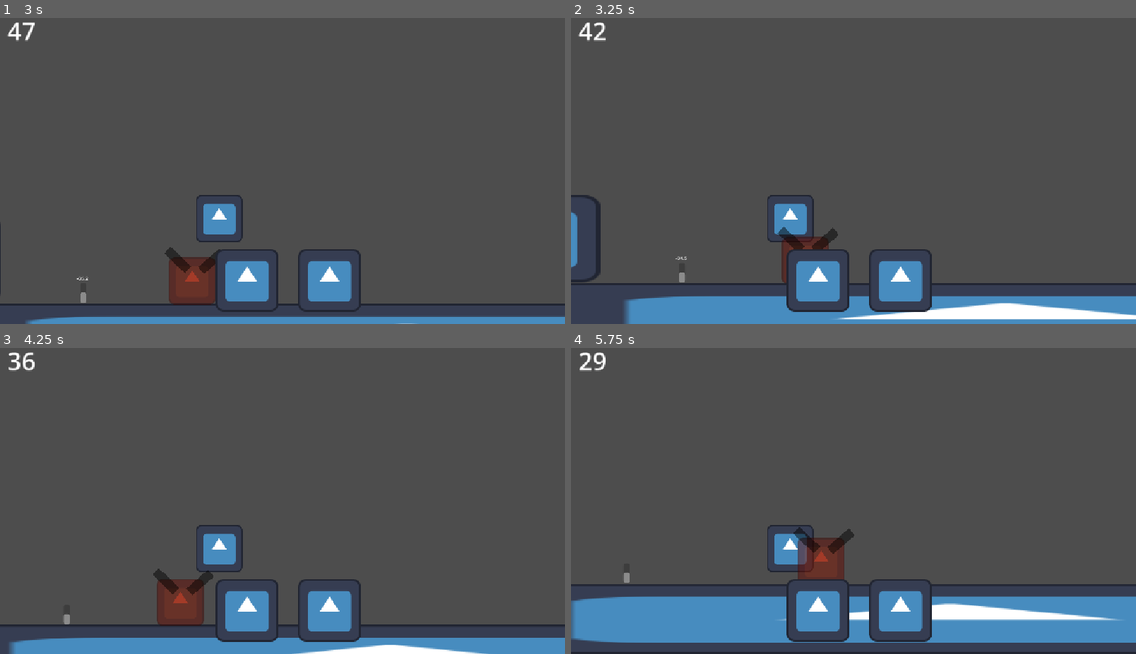
Above: before the commit, frames 1-4 (two rows, left to right).
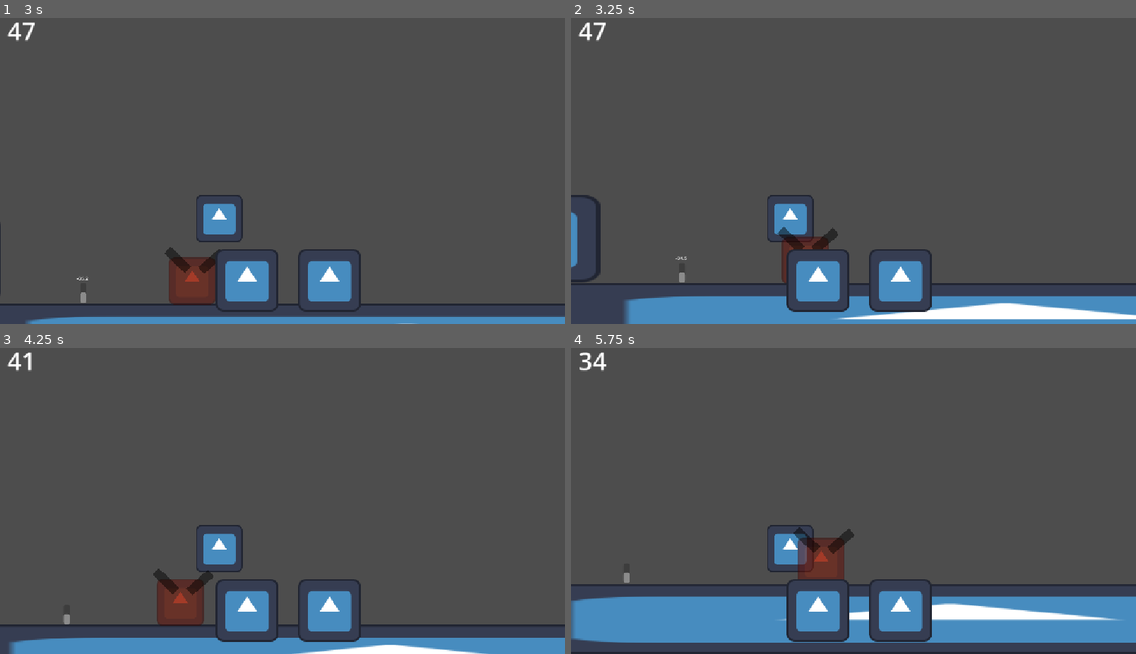
Above: after the commit, the same moments.

Repository: Ollieblock1/WHACK2026
Game: Godot game, scene res://game.tscn
Two runs of this game, one before a commit and one after it. Both use one fixed random seed, a clock stepped at 60 frames per second and the inputs below. The engine's default icon, where the game draws it, is replaced by a stand-in: a white triangle on a blue panel in a dark square.
Inputs:
- Up to frame 1 (3 s): click "Start" at 0.5 s; hold Right (moveRight) 1.28-2.78 s; tap 1 (select1) at 1.35 s; tap Space (moveJump) at 1.52, 2.27 s; tap 2 (select2) at 2.1 s; hold A (moveLeft) from 2.78 s (still down); tap 3 (select3) at 2.85 s
- Up to frame 2 (3.25 s): keep holding A (moveLeft)
- Up to frame 3 (4.25 s): release A (moveLeft) at 3.53 s; hold Right (moveRight) from 3.53 s (still down); tap 1 (select1) at 3.6 s; tap Space (moveJump) at 3.77 s
- Up to frame 4 (5.75 s): tap 2 (select2) at 4.35 s; tap Space (moveJump) at 4.52, 5.27 s; release Right (moveRight) at 5.03 s; hold A (moveLeft) from 5.03 s (still down); tap 3 (select3) at 5.1 s

Frame 1 is identical in both runs. In frame 2, less than 0.1% of the frame differs, in the area x 4-7%, y 1-8%; in frame 3, 0.2%, in the area x 1-7%, y 1-8%; in frame 4, 0.2%.

Commit message:
Made the damage use a hitbox rather than experimentDetector

Diff:
--- a/scenes/player/player.tscn
+++ b/scenes/player/player.tscn
@@ -11,6 +11,9 @@
 
 [sub_resource type="CircleShape2D" id="CircleShape2D_poog2"]
 radius = 79.83107
+
+[sub_resource type="CircleShape2D" id="CircleShape2D_1phas"]
+radius = 54.037025
 
 [node name="Player" type="CharacterBody2D" unique_id=2066525280 groups=["player"]]
 collision_layer = 8
@@ -42,6 +45,14 @@
 
 [node name="iframes" type="Timer" parent="." unique_id=1351679766]
 
-[connection signal="body_entered" from="experimentDetector" to="." method="_on_experiment_detector_body_entered"]
-[connection signal="body_exited" from="experimentDetector" to="." method="_on_experiment_detector_body_exited"]
+[node name="hitbox" type="Area2D" parent="." unique_id=1153833758]
+collision_layer = 0
+collision_mask = 64
+
+[node name="CollisionShape2D" type="CollisionShape2D" parent="hitbox" unique_id=1060976439]
+shape = SubResource("CircleShape2D_1phas")
+debug_color = Color(1, 0, 0, 0.41960785)
+
 [connection signal="timeout" from="iframes" to="." method="_on_iframes_timeout"]
+[connection signal="body_entered" from="hitbox" to="." method="_on_experiment_detector_body_entered"]
+[connection signal="body_exited" from="hitbox" to="." method="_on_experiment_detector_body_exited"]
